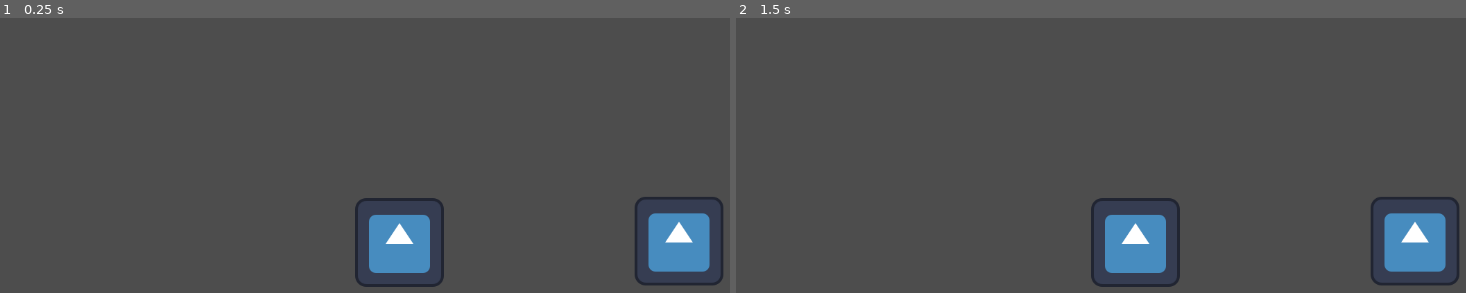
Above: before the commit, frames 1-2 (left to right).
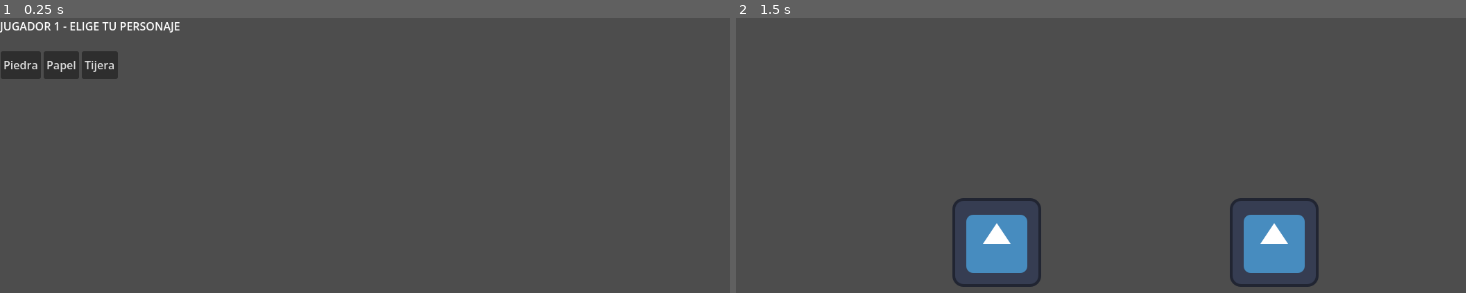
Above: after the commit, the same moments.

Repository: Pablo-Gallina/lucha
Game: Godot game, scene res://scenes/select/character_select.tscn
Same seed, same stepped clock (60 frames per second), same inputs: the game is played once before the commit and once after it. Before the commit the project starts from res://scenes/ring/ring.tscn. The engine's default icon, where the game draws it, is replaced by a stand-in: a white triangle on a blue panel in a dark square.
Inputs (mouse positions are in pixels of both pictures, inside the frame that each line leads up to):
- Up to frame 1 (0.25 s): no input
- Up to frame 2 (1.5 s): click (757, 64) at 0.5 s, where only the run after the commit has a clickable "Piedra"; click (794, 64) at 1.25 s, where only the run after the commit has a clickable "Papel"

The runs differ from the first frame. In frame 1, 6.4% of the frame differs, in the area x 0-100%, y 1-98%; in frame 2, 9.1%, in the area x 29-100%, y 65-98%.

Commit message:
add character select

Diff:
--- a/project.godot
+++ b/project.godot
@@ -11,7 +11,7 @@
 [application]
 
 config/name="Lucha"
-run/main_scene="uid://nla10exysyot"
+run/main_scene="uid://t5dcjcq3x83j"
 config/features=PackedStringArray("4.6", "GL Compatibility")
 config/icon="res://icon.svg"
 
--- /dev/null
+++ b/scenes/ring/ring.gd
@@ -0,0 +1,15 @@
+extends Node2D
+
+func _ready() -> void:
+	var p1_scene = load(GLOBAL.player_selections[0])
+	var p2_scene = load(GLOBAL.player_selections[1])
+
+	var p1 = p1_scene.instantiate()
+	p1.input_prefix = "p1"
+	p1.position = Vector2(-200, 0)
+	add_child(p1)
+
+	var p2 = p2_scene.instantiate()
+	p2.input_prefix = "p2"
+	p2.position = Vector2(200, 0)
+	add_child(p2)
--- a/scenes/ring/ring.tscn
+++ b/scenes/ring/ring.tscn
@@ -1,18 +1,12 @@
 [gd_scene format=3 uid="uid://nla10exysyot"]
 
 [ext_resource type="PackedScene" uid="uid://dipjf3qhbgso8" path="res://scenes/enviroment/duela.tscn" id="1_51e1t"]
-[ext_resource type="PackedScene" uid="uid://cuwtuyol6g7fm" path="res://scenes/player/rock/rock.tscn" id="2_ygikk"]
-[ext_resource type="PackedScene" uid="uid://f5pfricuwmv7" path="res://scenes/player/paper/player.tscn" id="3_n35nm"]
+[ext_resource type="Script" uid="uid://d3jposqxx4qp4" path="res://scenes/ring/ring.gd" id="1_ygikk"]
 
 [node name="Ring" type="Node2D" unique_id=437944324]
+script = ExtResource("1_ygikk")
 
 [node name="Duela" parent="." unique_id=425698113 instance=ExtResource("1_51e1t")]
 position = Vector2(0, 176)
 
 [node name="Camera2D" type="Camera2D" parent="." unique_id=1076183232]
-
-[node name="Rock" parent="." unique_id=2096297565 instance=ExtResource("2_ygikk")]
-
-[node name="Paper" parent="." unique_id=166887175 instance=ExtResource("3_n35nm")]
-position = Vector2(403, -2)
-input_prefix = "p2"
--- /dev/null
+++ b/scenes/select/character_select.gd
@@ -0,0 +1,29 @@
+extends Control
+
+var selections: Array = []
+var current_player: int = 1
+
+@onready var label: Label = $Label
+@onready var btn_rock: Button = $HBoxContainer/BtnRock
+@onready var btn_paper: Button = $HBoxContainer/BtnPaper
+@onready var btn_scissors: Button = $HBoxContainer/BtnScissors
+
+func _ready() -> void:
+	btn_rock.pressed.connect(_on_character_selected.bind("res://scenes/player/rock/rock.tscn"))
+	btn_paper.pressed.connect(_on_character_selected.bind("res://scenes/player/paper/player.tscn"))
+	btn_scissors.pressed.connect(_on_character_selected.bind("res://scenes/player/scisors/scisors.tscn"))
+	_update_label()
+
+func _on_character_selected(scene_path: String) -> void:
+	selections.append(scene_path)
+	current_player += 1
+
+	if current_player > 2:
+		# Ambos eligieron, guardar en GLOBAL y ir al ring
+		GLOBAL.player_selections = selections
+		get_tree().change_scene_to_file("res://scenes/ring/ring.tscn")
+	else:
+		_update_label()
+
+func _update_label() -> void:
+	label.text = "JUGADOR %d - ELIGE TU PERSONAJE" % current_player
--- /dev/null
+++ b/scenes/select/character_select.tscn
@@ -0,0 +1,35 @@
+[gd_scene format=3 uid="uid://t5dcjcq3x83j"]
+
+[ext_resource type="Script" uid="uid://cvyujuuwo3rrs" path="res://scenes/select/character_select.gd" id="1_h00ua"]
+
+[node name="CharacterSelect" type="Control" unique_id=276953412]
+layout_mode = 3
+anchors_preset = 0
+offset_right = 40.0
+offset_bottom = 40.0
+script = ExtResource("1_h00ua")
+
+[node name="Label" type="Label" parent="." unique_id=1098780841]
+layout_mode = 0
+offset_right = 40.0
+offset_bottom = 23.0
+text = "JUGADOR 1 - ELIGE TU PERSONAJE"
+
+[node name="HBoxContainer" type="HBoxContainer" parent="." unique_id=1328566559]
+layout_mode = 0
+offset_left = 1.0
+offset_top = 48.0
+offset_right = 170.0
+offset_bottom = 88.0
+
+[node name="BtnRock" type="Button" parent="HBoxContainer" unique_id=597269000]
+layout_mode = 2
+text = "Piedra"
+
+[node name="BtnPaper" type="Button" parent="HBoxContainer" unique_id=772560334]
+layout_mode = 2
+text = "Papel"
+
+[node name="BtnScissors" type="Button" parent="HBoxContainer" unique_id=611931009]
+layout_mode = 2
+text = "Tijera"
--- a/scripts/global.gd
+++ b/scripts/global.gd
@@ -2,6 +2,7 @@
 
 var score : int
 var axis : Vector2
+var player_selections: Array = []
 
 func get_axis() -> Vector2:
 	axis.x = int(Input.is_action_pressed("ui_right")) - int(Input.is_action_pressed("ui_left"))
Not shown, added: scenes/ring/ring.gd.uid
Not shown, added: scenes/select/character_select.gd.uid
